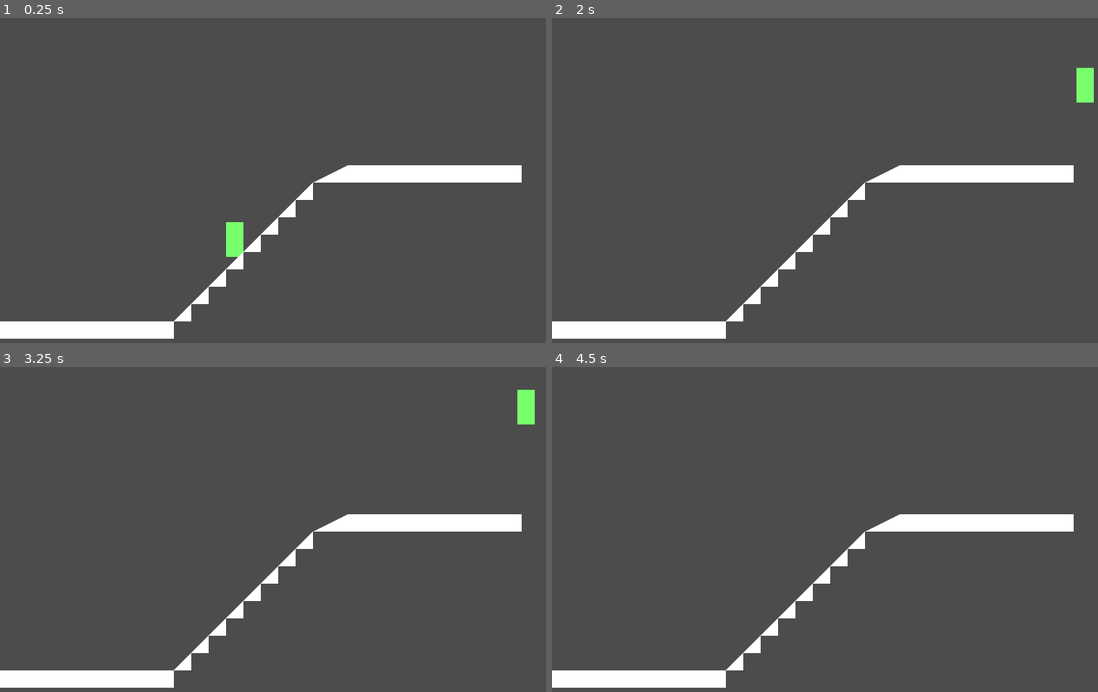
Above: before the commit, frames 1-4 (two rows, left to right).
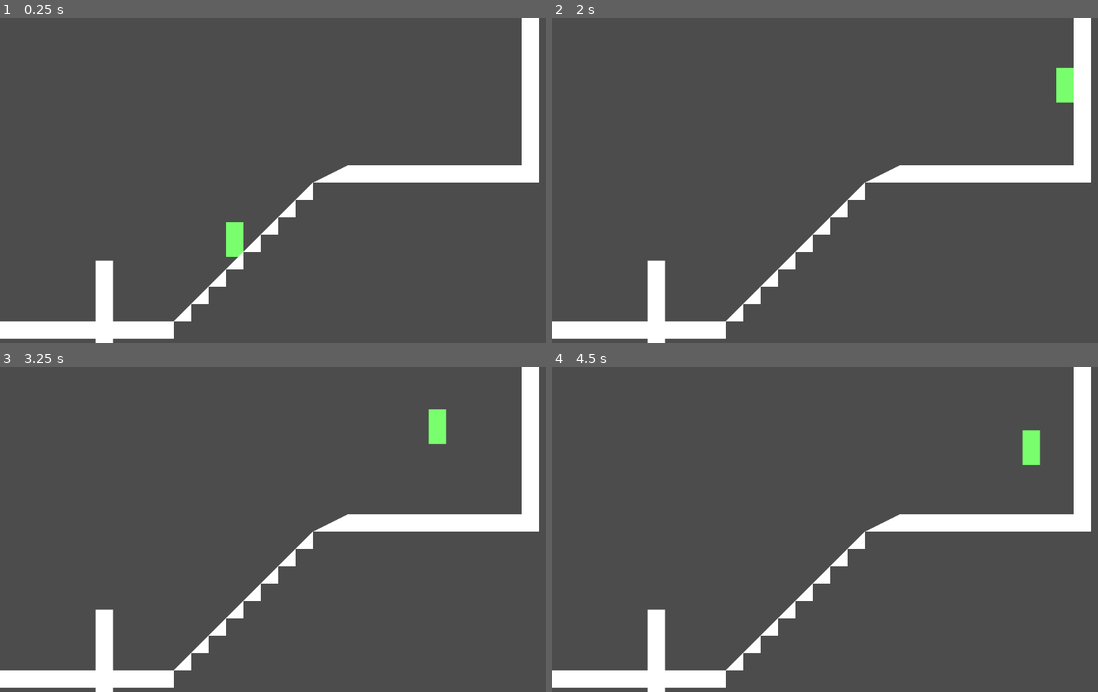
Above: after the commit, the same moments.

Repository: PixelLoaf/Project-Novae
Game: Godot game, scene res://TestLevel.tscn
Two runs of this game, one before a commit and one after it. Both use one fixed random seed, a clock stepped at 60 frames per second and the inputs below.
Inputs:
- Up to frame 1 (0.25 s): no input
- Up to frame 2 (2 s): tap Enter at 0.5 s; hold Space (jump) 0.53-1.28 s; hold Right (right) from 0.53 s (still down); tap Space (jump) at 1.35, 1.52, 1.82 s
- Up to frame 3 (3.25 s): release Right (right) at 2.03 s; hold Left (left) 2.03-2.78 s; hold Space (jump) 2.03-2.78 s; hold Right (right) from 2.78 s (still down); tap Space (jump) at 2.85, 3.02 s
- Up to frame 4 (4.5 s): tap Space (jump) at 3.32, 4.35 s; hold Space (jump) 3.53-4.28 s; release Right (right) at 4.28 s; hold Left (left) from 4.28 s (still down)

The runs differ from the first frame. In frame 1, 2.3% of the frame differs, in the area x 17-99%, y 0-100%; in frame 2, 2.7%; in frame 3, 2.7%; in frame 4, 2.6%.

Commit message:
Player will now work if rotated

Diff:
--- a/files/Object/Player/Player.gd
+++ b/files/Object/Player/Player.gd
@@ -1,15 +1,16 @@
 extends KinematicBody2D
 
 # Gravity
-const CHAR_GRAVITY = Vector2(0, 2000)
+const CHAR_GRAVITY = 2000
 # Up direction
-const CHAR_UP = Vector2(0, -1)
+var CHAR_UP = Vector2(0, -1)
 # Maximum time after leaving a platform that a player may still jump for
 const CHAR_TIME_MAX_JUMP = 0.12
 # Time after pressing the jump button that the player can still jump for
 const CHAR_TIME_JUMP_WITHOLD = 0.2
 # If the player is not moving, stop the player if they are moving slower than this
 const CHAR_INERT_STOP_SPEED = 240
+# If the player is moving, stop the player if they are moving slower than this
 const CHAR_MOVING_STOP_SPEED = 5
 
 # Maximum movement speed for the player
@@ -53,6 +54,7 @@
 		char_time_since_jump_button = 0.0
 
 func _physics_process(delta):
+	CHAR_UP = Vector2(0, -1).rotated(get_rotation())
 	# Calculate movement
 	var stop_speed = CHAR_INERT_STOP_SPEED;
 	var target_speed = 0
@@ -66,14 +68,14 @@
 			stop_speed = CHAR_MOVING_STOP_SPEED
 		target_speed = char_speed_max
 	# Increment variables
-	char_velocity += CHAR_GRAVITY * delta
+	char_velocity += CHAR_GRAVITY * -CHAR_UP * delta
 	char_time_since_jump_button += delta
 	char_time_since_floor += delta
 	# Jump. The purpose of doing it this way is so that the player can press the
 	# jump button slightly before hitting the ground and still jump.
 	if char_is_on_floor() and char_time_since_jump_button < CHAR_TIME_JUMP_WITHOLD:
 		char_time_since_jump_button = 1.0
-		char_velocity.y = -char_jump_speed
+		char_set_motion_vertical(CHAR_UP, char_jump_speed)
 		char_time_since_floor = 1.0
 	# Actual movement here
 	char_velocity = move_and_slide(char_velocity, CHAR_UP, stop_speed, 5, 0.8)
@@ -89,7 +91,8 @@
 		char_floor_normal = Vector2();
 		for i in range(get_slide_count()):
 			var col = get_slide_collision(i);
-			char_floor_normal += col.normal
+			if abs(col.normal.dot(CHAR_UP)) > 0.2:
+				char_floor_normal += col.normal
 		if char_floor_normal == Vector2():
 			char_floor_normal = CHAR_UP;
 		else:
--- a/files/Object/Player/player.tscn
+++ b/files/Object/Player/player.tscn
@@ -12,7 +12,7 @@
 custom_solver_bias = 0.0
 extents = Vector2( 16, 32 )
 
-[node name="player" type="KinematicBody2D" index="0"]
+[node name="player" type="KinematicBody2D"]
 
 input_pickable = false
 collision_layer = 0
--- a/files/TestLevel.tscn
+++ b/files/TestLevel.tscn
@@ -19,7 +19,7 @@
 a = Vector2( 48, -16 )
 b = Vector2( -16, 16 )
 
-[node name="Level" type="Node"]
+[node name="Level" type="Node" index="0"]
 
 _sections_unfolded = [ "Cell" ]
 
@@ -66,18 +66,20 @@
 "_edit_lock_": true
 }
 
-[node name="StaticBody2D6" type="StaticBody2D" parent="FakeTileMap" index="1"]
-
-position = Vector2( 304, 576 )
-input_pickable = false
-collision_layer = 1
-collision_mask = 1
-constant_linear_velocity = Vector2( 0, 0 )
-constant_angular_velocity = 0.0
-friction = 1.0
-bounce = 0.0
-
-[node name="Polygon2D" type="Polygon2D" parent="FakeTileMap/StaticBody2D6" index="0"]
+[node name="StaticBody2D2" type="StaticBody2D" parent="FakeTileMap" index="1"]
+
+position = Vector2( 976, 288 )
+rotation = 1.5708
+input_pickable = false
+collision_layer = 1
+collision_mask = 1
+constant_linear_velocity = Vector2( 0, 0 )
+constant_angular_velocity = 0.0
+friction = 1.0
+bounce = 0.0
+_sections_unfolded = [ "Transform" ]
+
+[node name="Polygon2D" type="Polygon2D" parent="FakeTileMap/StaticBody2D2" index="0"]
 
 polygon = PoolVector2Array( -304, -16, 16, -16, 16, 16, -304, 16 )
 uv = PoolVector2Array(  )
@@ -95,7 +97,7 @@
 "_edit_lock_": true
 }
 
-[node name="CollisionShape2D" type="CollisionShape2D" parent="FakeTileMap/StaticBody2D6" index="1"]
+[node name="CollisionShape2D" type="CollisionShape2D" parent="FakeTileMap/StaticBody2D2" index="1"]
 
 position = Vector2( -144, 0 )
 shape = SubResource( 1 )
@@ -103,7 +105,83 @@
 "_edit_lock_": true
 }
 
-[node name="StaticBody2D13" type="StaticBody2D" parent="FakeTileMap" index="2"]
+[node name="StaticBody2D3" type="StaticBody2D" parent="FakeTileMap" index="2"]
+
+position = Vector2( 192, 752 )
+rotation = 1.5708
+input_pickable = false
+collision_layer = 1
+collision_mask = 1
+constant_linear_velocity = Vector2( 0, 0 )
+constant_angular_velocity = 0.0
+friction = 1.0
+bounce = 0.0
+_sections_unfolded = [ "Transform" ]
+
+[node name="Polygon2D" type="Polygon2D" parent="FakeTileMap/StaticBody2D3" index="0"]
+
+polygon = PoolVector2Array( -304, -16, 16, -16, 16, 16, -304, 16 )
+uv = PoolVector2Array(  )
+color = Color( 1, 1, 1, 1 )
+vertex_colors = PoolColorArray(  )
+offset = Vector2( 0, 0 )
+antialiased = false
+texture = null
+texture_offset = Vector2( 0, 0 )
+texture_scale = Vector2( 1, 1 )
+texture_rotation_degrees = 0.0
+invert_enable = false
+invert_border = 100.0
+__meta__ = {
+"_edit_lock_": true
+}
+
+[node name="CollisionShape2D" type="CollisionShape2D" parent="FakeTileMap/StaticBody2D3" index="1"]
+
+position = Vector2( -144, 0 )
+shape = SubResource( 1 )
+__meta__ = {
+"_edit_lock_": true
+}
+
+[node name="StaticBody2D6" type="StaticBody2D" parent="FakeTileMap" index="3"]
+
+position = Vector2( 304, 576 )
+input_pickable = false
+collision_layer = 1
+collision_mask = 1
+constant_linear_velocity = Vector2( 0, 0 )
+constant_angular_velocity = 0.0
+friction = 1.0
+bounce = 0.0
+
+[node name="Polygon2D" type="Polygon2D" parent="FakeTileMap/StaticBody2D6" index="0"]
+
+polygon = PoolVector2Array( -304, -16, 16, -16, 16, 16, -304, 16 )
+uv = PoolVector2Array(  )
+color = Color( 1, 1, 1, 1 )
+vertex_colors = PoolColorArray(  )
+offset = Vector2( 0, 0 )
+antialiased = false
+texture = null
+texture_offset = Vector2( 0, 0 )
+texture_scale = Vector2( 1, 1 )
+texture_rotation_degrees = 0.0
+invert_enable = false
+invert_border = 100.0
+__meta__ = {
+"_edit_lock_": true
+}
+
+[node name="CollisionShape2D" type="CollisionShape2D" parent="FakeTileMap/StaticBody2D6" index="1"]
+
+position = Vector2( -144, 0 )
+shape = SubResource( 1 )
+__meta__ = {
+"_edit_lock_": true
+}
+
+[node name="StaticBody2D13" type="StaticBody2D" parent="FakeTileMap" index="4"]
 
 position = Vector2( 432, 448 )
 input_pickable = false
@@ -139,7 +217,7 @@
 "_edit_lock_": true
 }
 
-[node name="StaticBody2D14" type="StaticBody2D" parent="FakeTileMap" index="3"]
+[node name="StaticBody2D14" type="StaticBody2D" parent="FakeTileMap" index="5"]
 
 position = Vector2( 400, 480 )
 input_pickable = false
@@ -175,7 +253,7 @@
 "_edit_lock_": true
 }
 
-[node name="StaticBody2D15" type="StaticBody2D" parent="FakeTileMap" index="4"]
+[node name="StaticBody2D15" type="StaticBody2D" parent="FakeTileMap" index="6"]
 
 position = Vector2( 368, 512 )
 input_pickable = false
@@ -211,7 +289,7 @@
 "_edit_lock_": true
 }
 
-[node name="StaticBody2D16" type="StaticBody2D" parent="FakeTileMap" index="5"]
+[node name="StaticBody2D16" type="StaticBody2D" parent="FakeTileMap" index="7"]
 
 position = Vector2( 336, 544 )
 input_pickable = false
@@ -247,7 +325,7 @@
 "_edit_lock_": true
 }
 
-[node name="StaticBody2D17" type="StaticBody2D" parent="FakeTileMap" index="6"]
+[node name="StaticBody2D17" type="StaticBody2D" parent="FakeTileMap" index="8"]
 
 position = Vector2( 464, 416 )
 input_pickable = false
@@ -283,7 +361,7 @@
 "_edit_lock_": true
 }
 
-[node name="StaticBody2D19" type="StaticBody2D" parent="FakeTileMap" index="7"]
+[node name="StaticBody2D19" type="StaticBody2D" parent="FakeTileMap" index="9"]
 
 position = Vector2( 496, 384 )
 input_pickable = false
@@ -319,7 +397,7 @@
 "_edit_lock_": true
 }
 
-[node name="StaticBody2D20" type="StaticBody2D" parent="FakeTileMap" index="8"]
+[node name="StaticBody2D20" type="StaticBody2D" parent="FakeTileMap" index="10"]
 
 position = Vector2( 528, 352 )
 input_pickable = false
@@ -355,7 +433,7 @@
 "_edit_lock_": true
 }
 
-[node name="StaticBody2D21" type="StaticBody2D" parent="FakeTileMap" index="9"]
+[node name="StaticBody2D21" type="StaticBody2D" parent="FakeTileMap" index="11"]
 
 position = Vector2( 560, 320 )
 input_pickable = false
@@ -391,7 +469,7 @@
 "_edit_lock_": true
 }
 
-[node name="StaticBody2D18" type="StaticBody2D" parent="FakeTileMap" index="10"]
+[node name="StaticBody2D18" type="StaticBody2D" parent="FakeTileMap" index="12"]
 
 position = Vector2( 592, 288 )
 input_pickable = false
